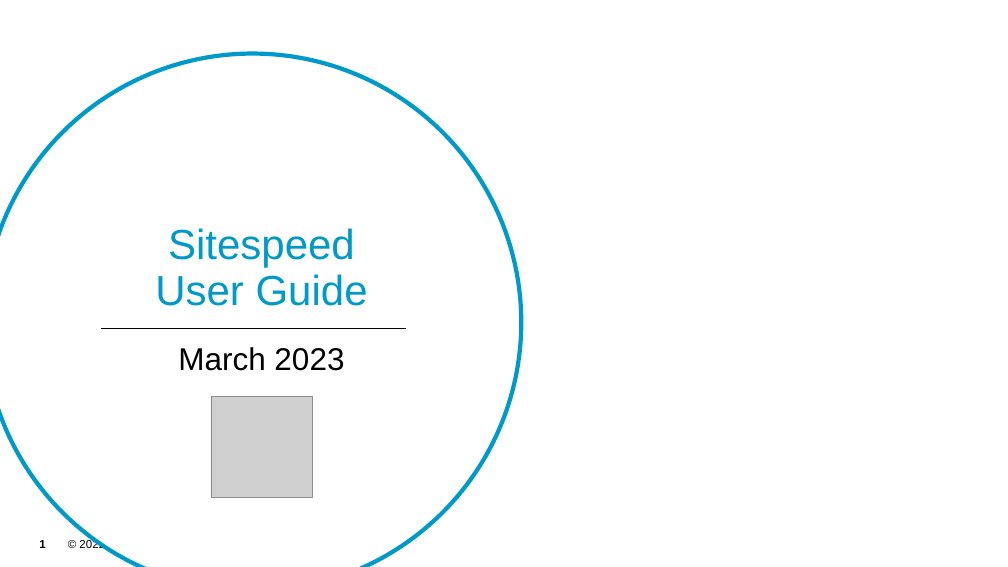
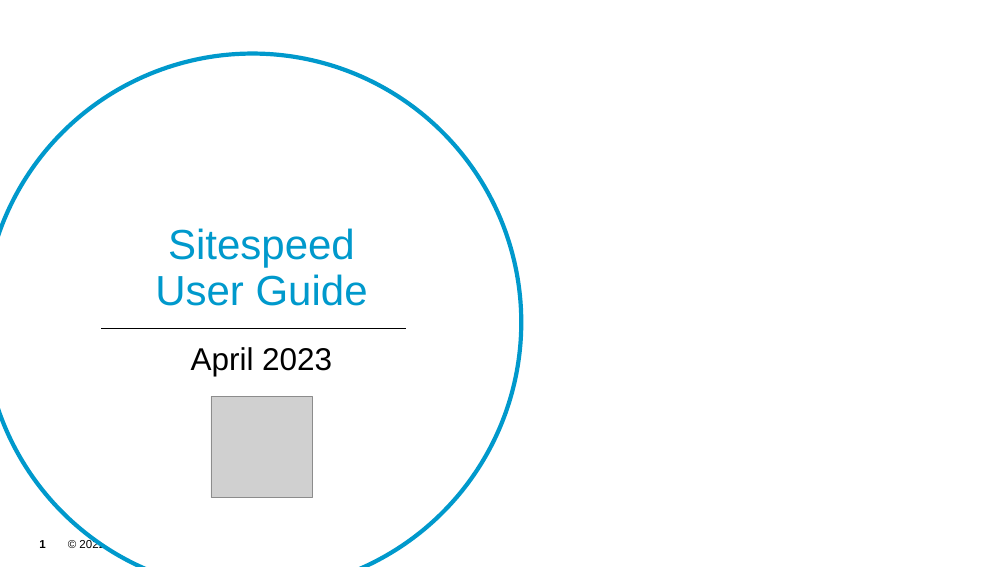
Before and after one commit to akamai-consulting/sitespeed, a slide deck: slide 1 of Info/Guide.pptx. Drawn at 1008x567 pixels with LibreOffice and Linux fonts; fonts in the diff are those of the drawing; grey boxes stand for pictures; background and template pictures are left out. Boxes give left, top, right and bottom in pixels: in the first picture for what was removed or moved away, otherwise in the second. Text is boxed around its words. In the diff, an @@ line names an element or a change of style, - is before the commit and + after.

```diff
--- a/Info/Guide.pptx
+++ b/Info/Guide.pptx
@@ text at [191, 347, 332, 376]: text changed @@
-March 2023
+April 2023
```
Also in this commit, not shown: 6 other slides changed, 9 slides added, 1 other file.
